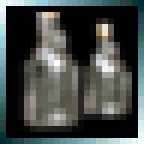
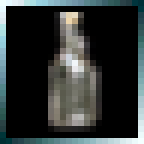
The second w=144, h=144 image is a revision of the first. Changes to its layers:
painted on "Ebene 1" over bbox(18, 12, 132, 132)
